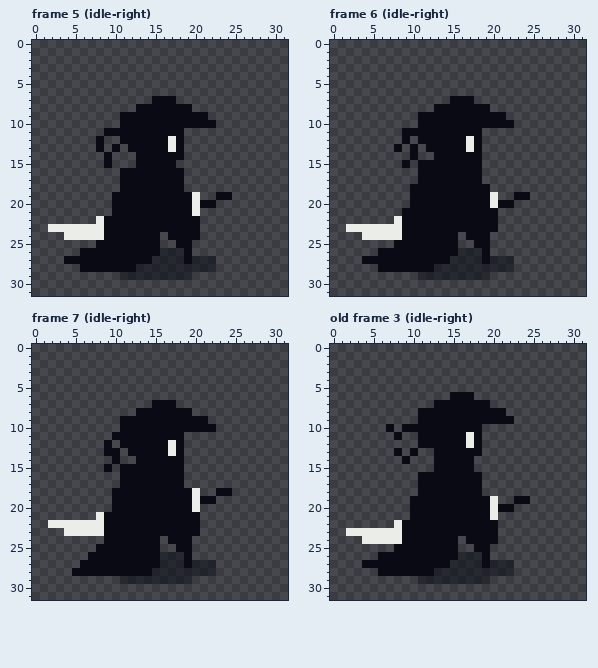
Pixel-art file, stored at assets/spritesheet.aseprite. That is the earlier state.
32x32 pixels, 8 frames. Shown: frame 5 (idle-right), frame 6 (idle-right), frame 7 (idle-right), old frame 3 (idle-right). The commit also changed other frames, which this record leaves out.
After the commit:
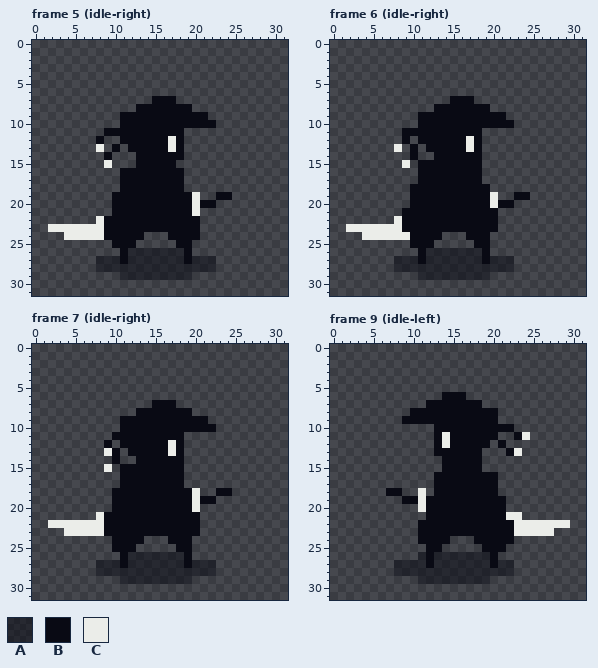
Palette (. is transparent): A #090a1480  B #090a14  C #ebede9
A new or re-ordered frame is compared with the old frame closest to it.
The edit:
frames 8 -> 32
layer "cloak" removed
--- frame 5 (idle-right)
@@ x 6..11 @@
 12 ..B..B
-13 ..B.B.
+13 ..C.B.
 14 ...B..
-15 ...B..
+15 ...C..
 16 .....B
@@ x 2..17 @@
 23 CCCCCCCBBBBBBBBB
-24 ..CCCCCBBBBBBB.B
-25 ......BBBBBBBB..
-26 ....BBBBBBBBBBAA
-27 ..BBBBBBBBBBBAAA
-28 ....BBBBBBBAAAAA
+24 ..CCCCCBBBBB...B
+25 ........BBB.....
+26 .........BAAAAAA
+27 ......AAABAAAAAA
+28 ......AAAAAAAAAA
 29 .........AAAAAAA
--- frame 6 (idle-right)
@@ x 6..11 @@
 12 ...B.B
-13 ..B.B.
+13 ..C.B.
 14 ....B.
-15 ...B.B
+15 ...C.B
 16 .....B
@@ x 2..17 @@
 23 CCCCCCCBBBBBBBBB
-24 ..CCCCCBBBBBBB.B
-25 ......BBBBBBBB..
-26 ....BBBBBBBBBBAA
-27 ..BBBBBBBBBBBAAA
-28 ....BBBBBBBAAAAA
+24 ..CCCCCCBBBB...B
+25 ........BBB.....
+26 .........BAAAAAA
+27 ......AAABAAAAAA
+28 ......AAAAAAAAAA
 29 .........AAAAAAA
--- frame 7 (idle-right)
@@ x 7..11 @@
 12 ..B.B
-13 ..BB.
+13 ..CB.
 14 ...B.
-15 ..B.B
+15 ..C.B
 16 ....B
@@ x 3..17 @@
 23 .CCCCCBBBBBBBBB
-24 ......BBBBBBB.B
-25 .....BBBBBBBB..
-26 ....BBBBBBBBBAA
-27 ...BBBBBBBBBBAA
-28 ..BBBBBBBBBBAAA
+24 .......BBBB...B
+25 .......BBB.....
+26 ........BAAAAAA
+27 .....AAABAAAAAA
+28 .....AAAAAAAAAA
 29 ........AAAAAAA
--- frame 9 (idle-left) is new; against old frame 3 (idle-right)
@@ x 0..31 @@
  5 ................................
- 6 ...............BBB..............
- 7 .............BBBBBBB............
- 8 ...........BBBBBBBBBBB..........
- 9 ...........BBBBBBBBBBBB.........
-10 .......B.BBBBBBBBBB.............
-11 ........B..BBBBBBCB.............
-12 ...........BBBBBBCB.............
-13 ........B.B..BBBBBB.............
-14 .........B...BBBBB..............
-15 .............BBBBB..............
-16 ...........BBBBBBBB.............
-17 ...........BBBBBBBB.............
-18 ...........BBBBBBBB.............
-19 ..........BBBBBBBBBBC..BB.......
-20 ..........BBBBBBBBBBCBB.........
-21 ..........BBBBBBBBBBC...........
-22 ........CBBBBBBBBBBBB...........
-23 ..CCCCCCCBBBBBBBBBBBB...........
-24 ....CCCCCBBBBBBB.BBBB...........
-25 ........BBBBBBBB..BB............
-26 ......BBBBBBBBBBAAAB............
-27 ....BBBBBBBBBBBAAAABAAA.........
-28 ......BBBBBBBAAAAAAAAAA.........
+ 6 ..............BBB...............
+ 7 ............BBBBBBB.............
+ 8 ..........BBBBBBBBBBB...........
+ 9 .........BBBBBBBBBBBB...........
+10 .............BBBBBBBBBB.........
+11 .............BCBBBBBB..BC.......
+12 .............BCBBBBB.B..........
+13 .............BBBBBB...BC........
+14 ..............BBBBB.............
+15 ..............BBBBB.............
+16 .............BBBBBBBB...........
+17 .............BBBBBBBB...........
+18 .......BB..C.BBBBBBBB...........
+19 .........BBCBBBBBBBBBB..........
+20 ...........CBBBBBBBBBB..........
+21 ............BBBBBBBBBBCC........
+22 ...........BBBBBBBBBBBBCCCCCCC..
+23 ...........BBBBBBBBBBBBCCCCC....
+24 ...........BBBB...BBBBB.........
+25 ............BB.....BBB..........
+26 ...........ABAAAAAAAB...........
+27 ........AAAABAAAAAAABAA.........
+28 ........AAAAAAAAAAAAAAA.........
 29 ...........AAAAAAAAA............
Boxes around the changes in both pictures, in picture pixels (x1, y1, x2, y2):
changed: (96, 144, 112, 168)
changed: (64, 232, 160, 272)
changed: (394, 144, 410, 168)
changed: (362, 232, 458, 272)
changed: (104, 448, 112, 472)
changed: (72, 536, 160, 576)
changed: (346, 392, 570, 576)
